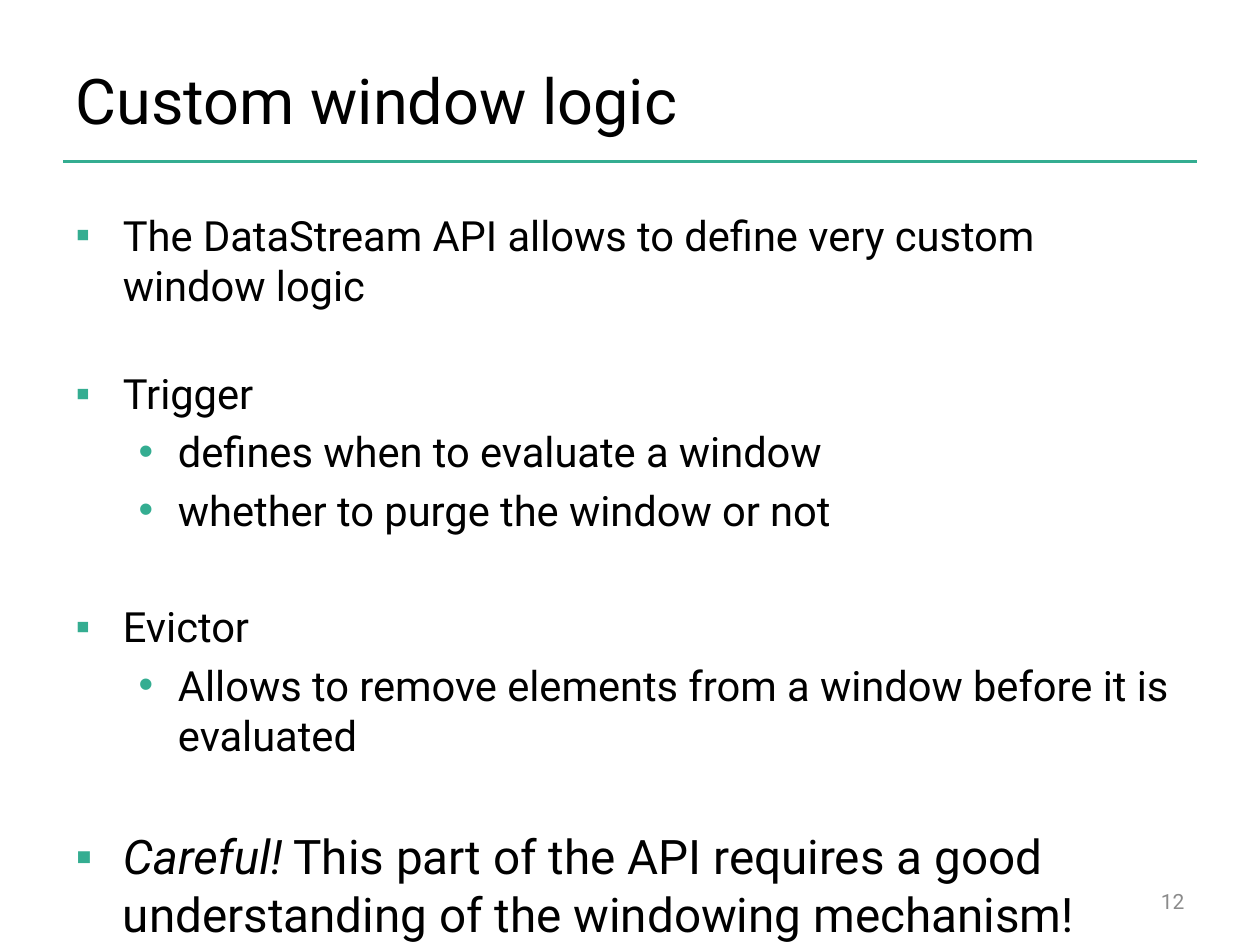
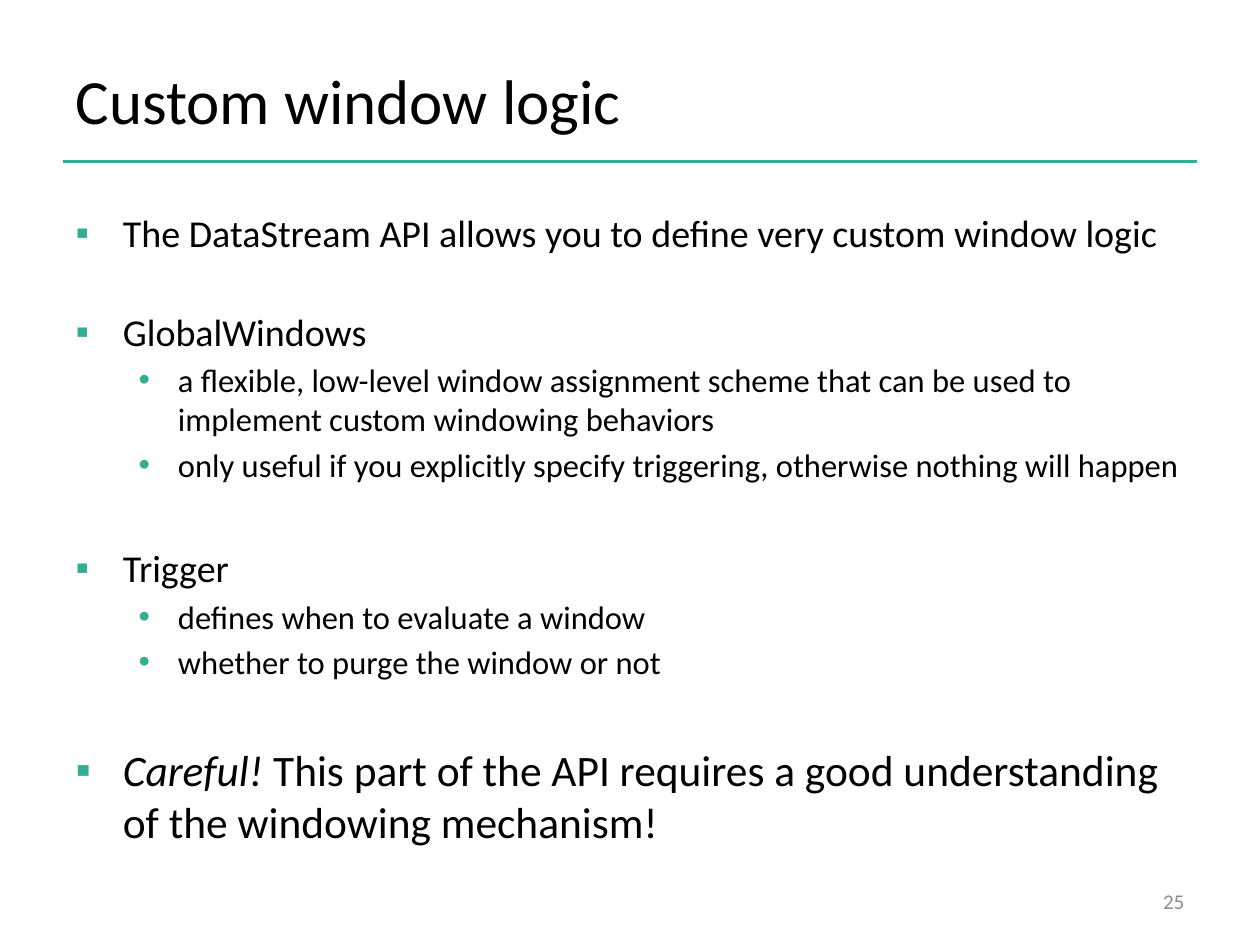
Before and after one commit to dataArtisans/flink-training-web, a slide deck: slide 25 of slides/flink_stream_windows.pptx (slide 12 before the commit). Drawn at 1260x945 pixels with LibreOffice and Linux fonts; fonts in the diff are those of the drawing; background and template pictures are left out. Boxes give left, top, right and bottom in pixels: in the first picture for what was removed or moved away, otherwise in the second. Text is boxed around its words. In the diff, an @@ line names an element or a change of style, - is before the commit and + after.

Commit message:
Updated streaming slides for restructured training

```diff
--- a/slides/flink_stream_windows.pptx
+++ b/slides/flink_stream_windows.pptx
@@ title "Custom window logic" at <box>76,80,620,135</box>: font Roboto to Calibri @@
@@ text at <box>123,220,1178,483</box>: text changed; size 23.8 to 18.6 pt; font Roboto to Calibri @@
-▪ The DataStream API allows to define very custom window logic
+▪ The DataStream API allows you to define very custom window logic
+▪ GlobalWindows
+  • a flexible, low-level window assignment scheme that can be used to implement custom windowing behaviors
+  • only useful if you explicitly specify triggering, otherwise nothing will happen
@@ text at <box>123,556,1157,846</box>: size 23.8 to 21.7 pt in "Trigger"; font Roboto to Calibri in "Trigger", "defines when to evaluate a window", "whether to purge the window or not", "Careful! This part of the API requires ..."; size 23.8 to 18.6 pt in "defines when to evaluate a window", "whether to purge the window or not"; size 27.2 to 24.8 pt in "Careful! This part of the API requires ..."; less space between paragraphs @@
@@ text at <box>123,612,1169,752</box>: paragraphs removed @@
-▪ Evictor
-  • Allows to remove elements from a window before it is evaluated
@@ page number at <box>1163,895,1184,909</box>: text changed; font Roboto to Calibri @@
-12
+25
```
Also in this commit, not shown: 10 other slides changed, 23 slides added, 12 slides removed, 4 other files.
